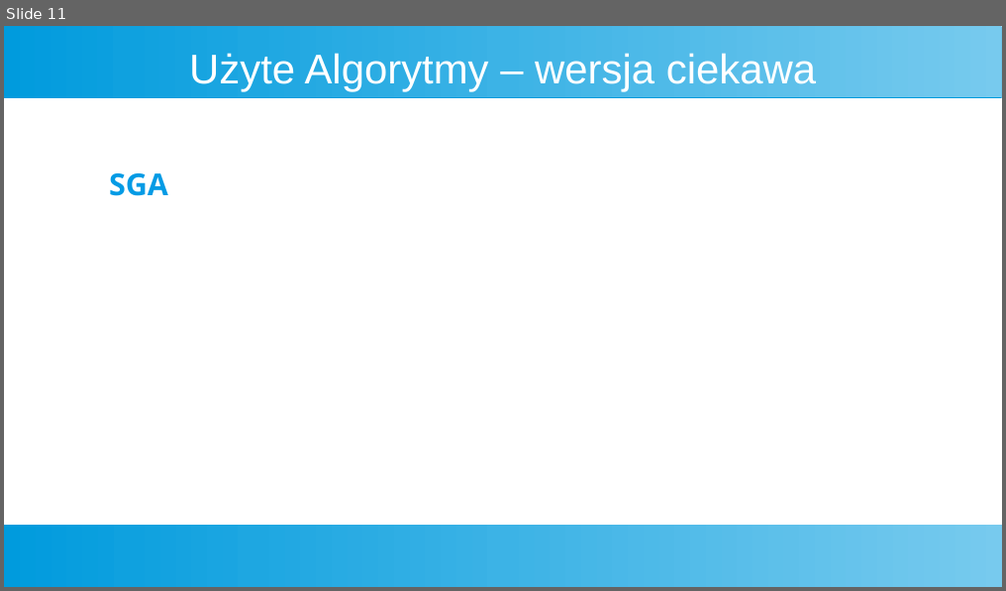
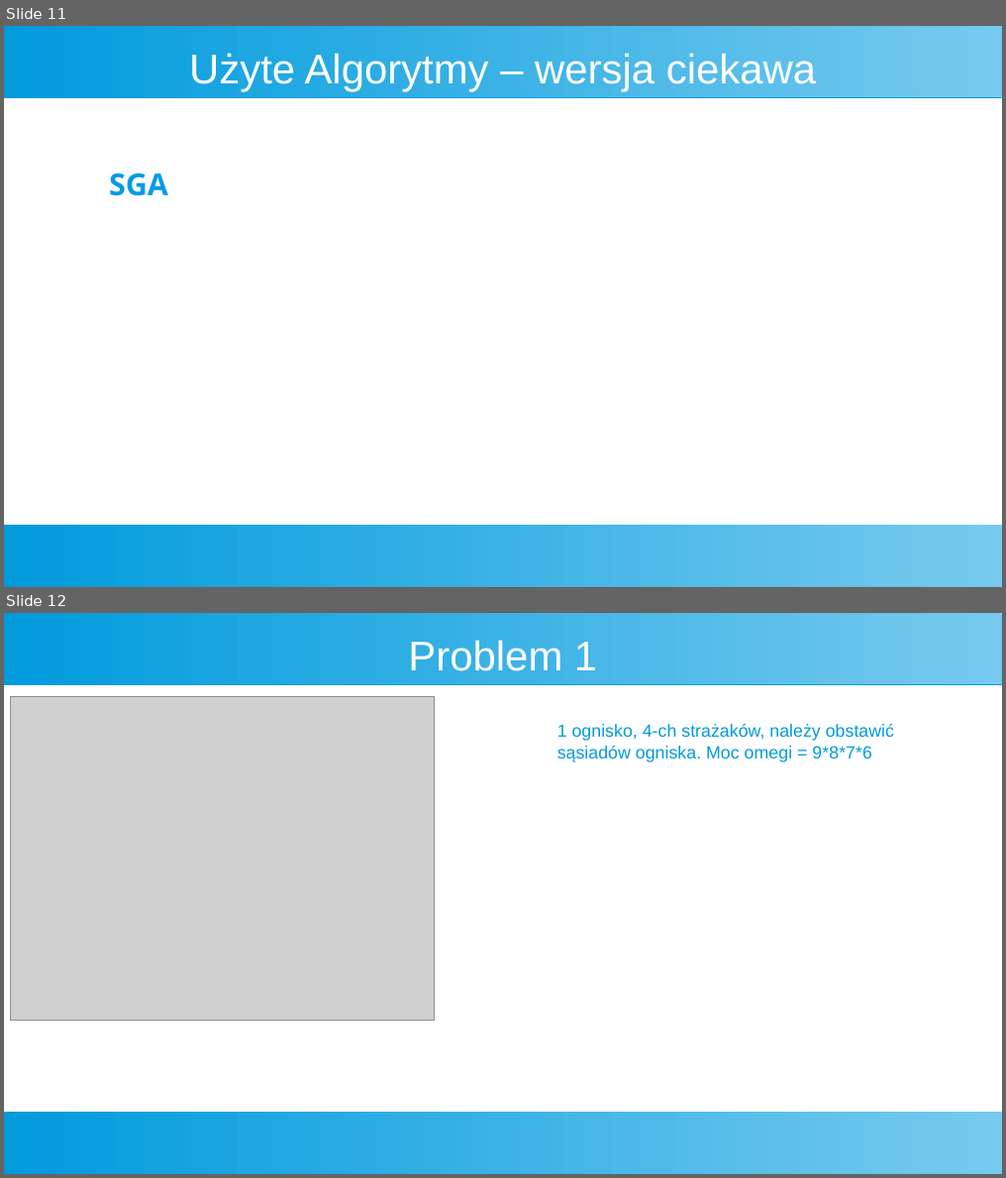
Before and after one commit to Kubapatoka/FiremanProblemEAProject, a slide deck: Prezentacja/Prez.odp. Shown one above the other, each under a label of ours: slide 11 before the commit, slides 11 and 12 after it. The pictures are 1006x591 and 1006x1178 pixels, drawn with LibreOffice and Linux fonts; fonts in the diff are those of the drawing; grey boxes stand for pictures. Boxes give left, top, right and bottom in pixels: in the first picture for what was removed or moved away, otherwise in the second. Text is boxed around its words. In the diff, an @@ line names an element or a change of style, - is before the commit and + after.

```diff
--- a/Prezentacja/Prez.odp
+++ b/Prezentacja/Prez.odp
@@ slide 12 added at [4, 613, 1002, 1174], background #FFFFFF; not listed: 2 template elements that a slide beside it also shows @@
@@ title added at [408, 640, 597, 671], 33 pt, text #FFFFFF @@
+Problem 1
@@ picture added at [10, 697, 434, 1021] @@
@@ text added at [557, 724, 894, 762], 14 pt, text #009BDD @@
+1 ognisko, 4-ch strażaków, należy obstawić sąsiadów ogniska. Moc omegi = 9*8*7*6
```
Also in this commit, not shown: 1 slide changed, 1 other slide added, 5 other files.
